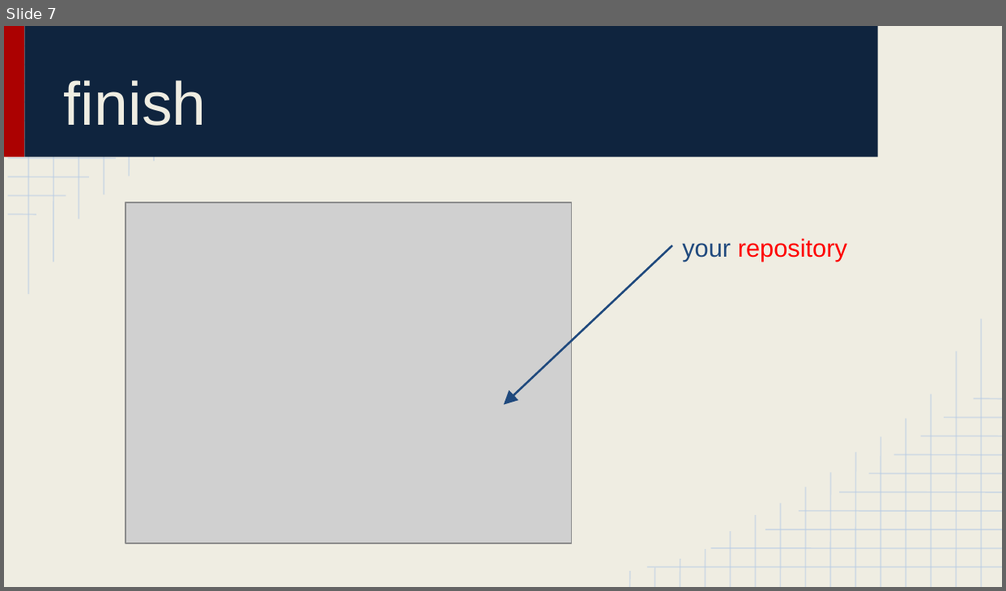
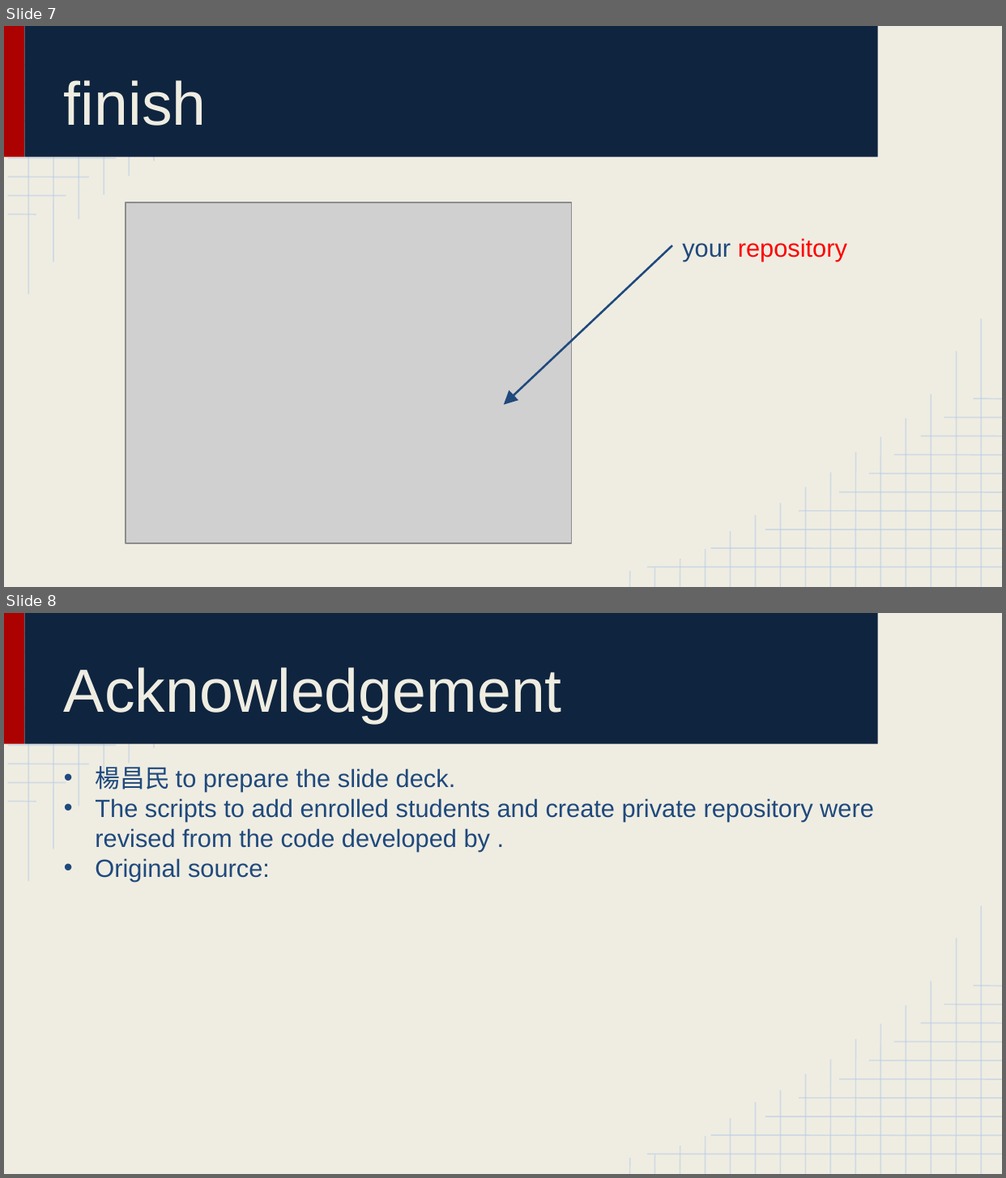
Before and after one commit to chishengshih/2015MP, a slide deck: MP0/Hangout/MP0 Hangout.pptx. Shown one above the other, each under a label of ours: slide 7 before the commit, slides 7 and 8 after it. The pictures are 1006x591 and 1006x1178 pixels, drawn with LibreOffice and Linux fonts; fonts in the diff are those of the drawing; grey boxes stand for pictures. Boxes give left, top, right and bottom in pixels: in the first picture for what was removed or moved away, otherwise in the second. Text is boxed around its words. In the diff, an @@ line names an element or a change of style, - is before the commit and + after.

```diff
--- a/MP0/Hangout/MP0 Hangout.pptx
+++ b/MP0/Hangout/MP0 Hangout.pptx
@@ slide 8 added at (4,613,1002,1174), background #EFEDE2; not listed: 52 template elements that a slide beside it also shows @@
@@ title added at (64,667,562,724), 44 pt, text #EFEDE2 @@
+Acknowledgement
@@ text added at (95,766,874,881), 18 pt, text #1F497D @@
+• 楊昌民 to prepare the slide deck.
+• The scripts to add enrolled students and create private repository were revised from the code developed by .
+      • Original source:
```
Also in this commit, not shown: 18 other files.
